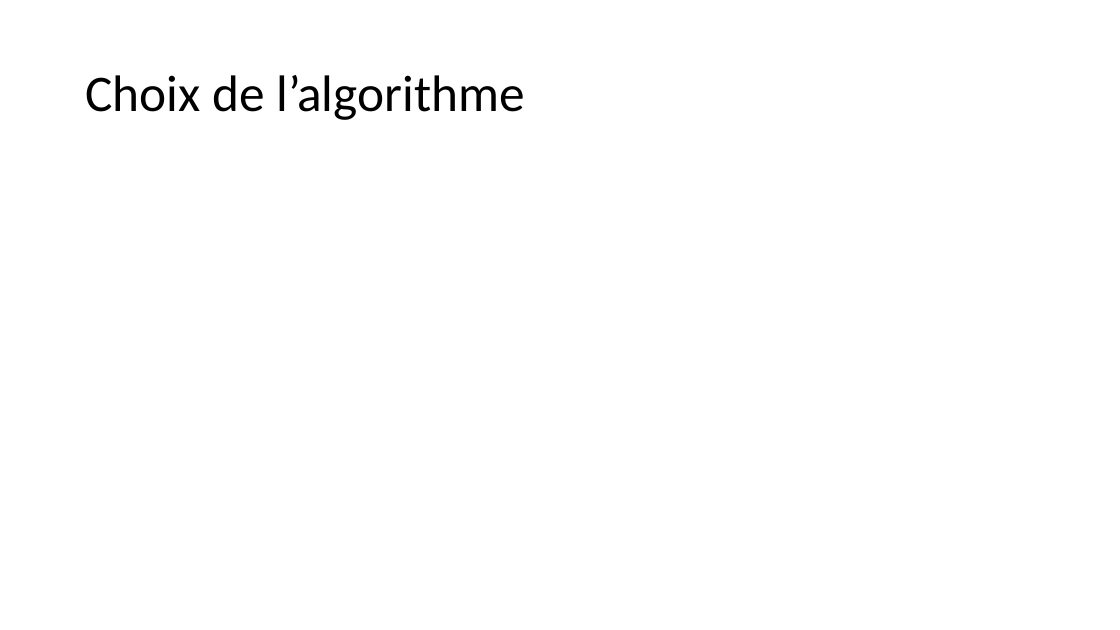
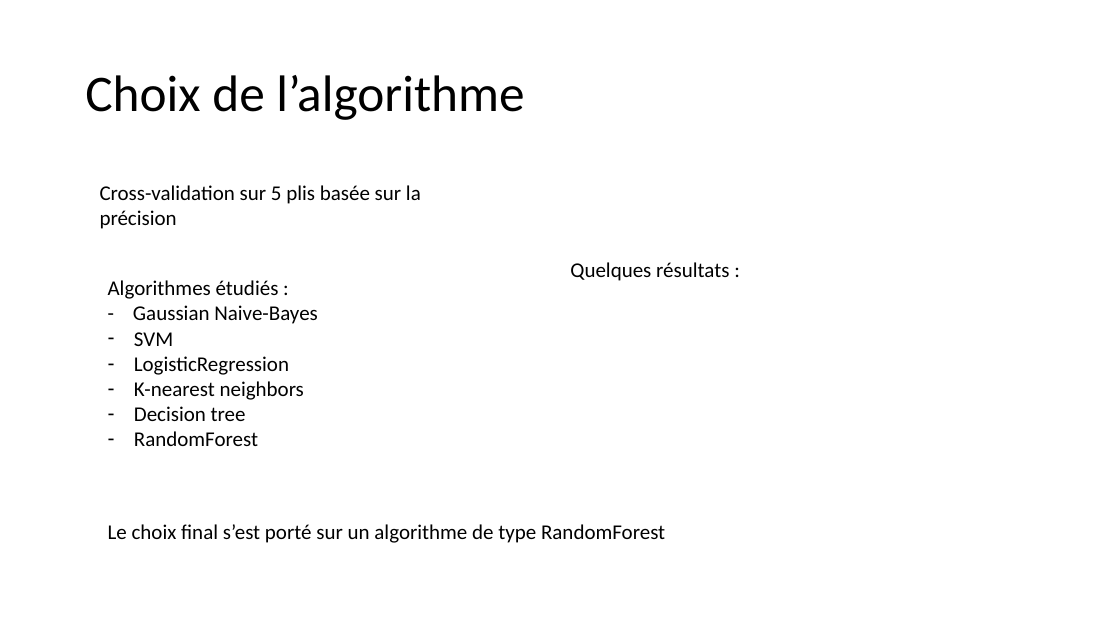
Before and after one commit to JeongJeong-code/P7_scoring, a slide deck: slide 5 of P7_scoring.pptx. Drawn at 1120x630 pixels with LibreOffice and Linux fonts; fonts in the diff are those of the drawing. Boxes give left, top, right and bottom in pixels: in the first picture for what was removed or moved away, otherwise in the second. Text is boxed around its words. In the diff, an @@ line names an element or a change of style, - is before the commit and + after.

```diff
--- a/P7_scoring.pptx
+++ b/P7_scoring.pptx
@@ text added at (100,185,421,229), 18 pt, text #000000 @@
+Cross-validation sur 5 plis basée sur la précision
@@ text added at (570,262,729,281), 18 pt, text #000000 @@
+Quelques résultats :
@@ text added at (108,280,318,446), 18 pt, text #000000 @@
+Algorithmes étudiés :
+- Gaussian Naive-Bayes
+– SVM
+– LogisticRegression
+– K-nearest neighbors
+– Decision tree
+– RandomForest
@@ text added at (108,524,665,543), 18 pt, text #000000 @@
+Le choix final s’est porté sur un algorithme de type RandomForest
```
Also in this commit, not shown: 4 other slides changed, 1 slide added, 1 slide removed.
